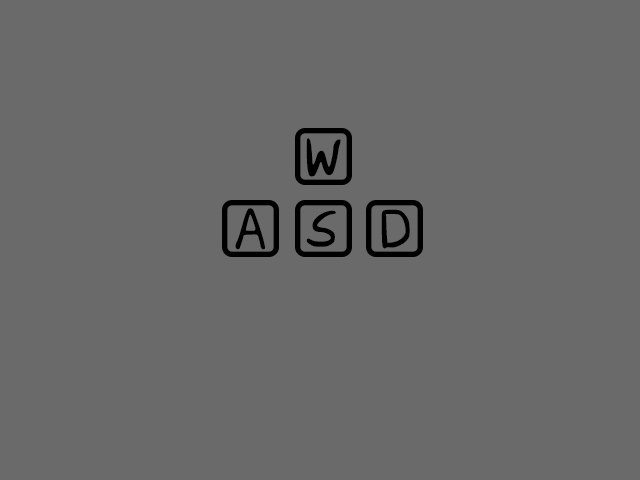
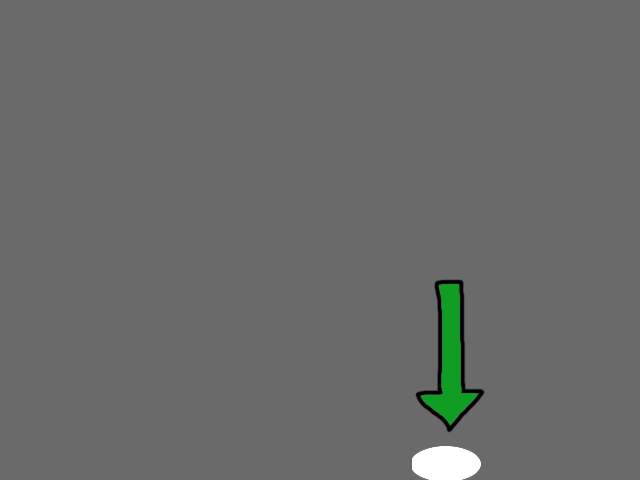
Layered file, before and after one edit (640 × 480). Changes by layer:
hid "D" over box(381, 209, 410, 249)
hid "S" over box(306, 210, 336, 247)
hid "A" over box(235, 208, 265, 250)
hid "W" over box(306, 138, 341, 177)
hid "Rounded Rectangle 1 copy 3" over box(366, 200, 423, 257)
hid "Rounded Rectangle 1 copy 2" over box(222, 200, 279, 257)
hid "Rounded Rectangle 1 copy" over box(295, 200, 352, 257)
hid "Rounded Rectangle 1" over box(295, 128, 352, 185)
hid "Panning mask" over box(222, 128, 485, 480)
added layer "Layer 4" above "New tutorial arrow" over box(415, 279, 485, 433)
showed "New tutorial mask", painted on it over box(222, 128, 485, 480)
